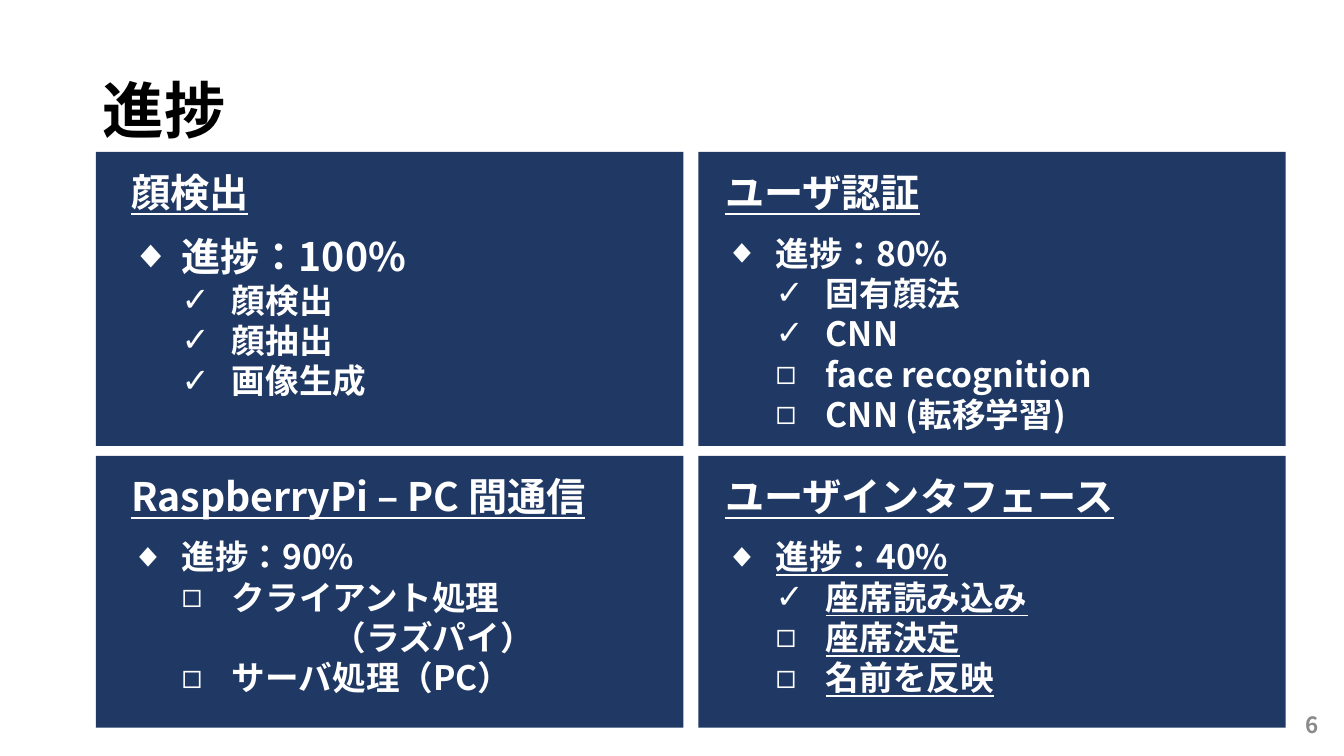
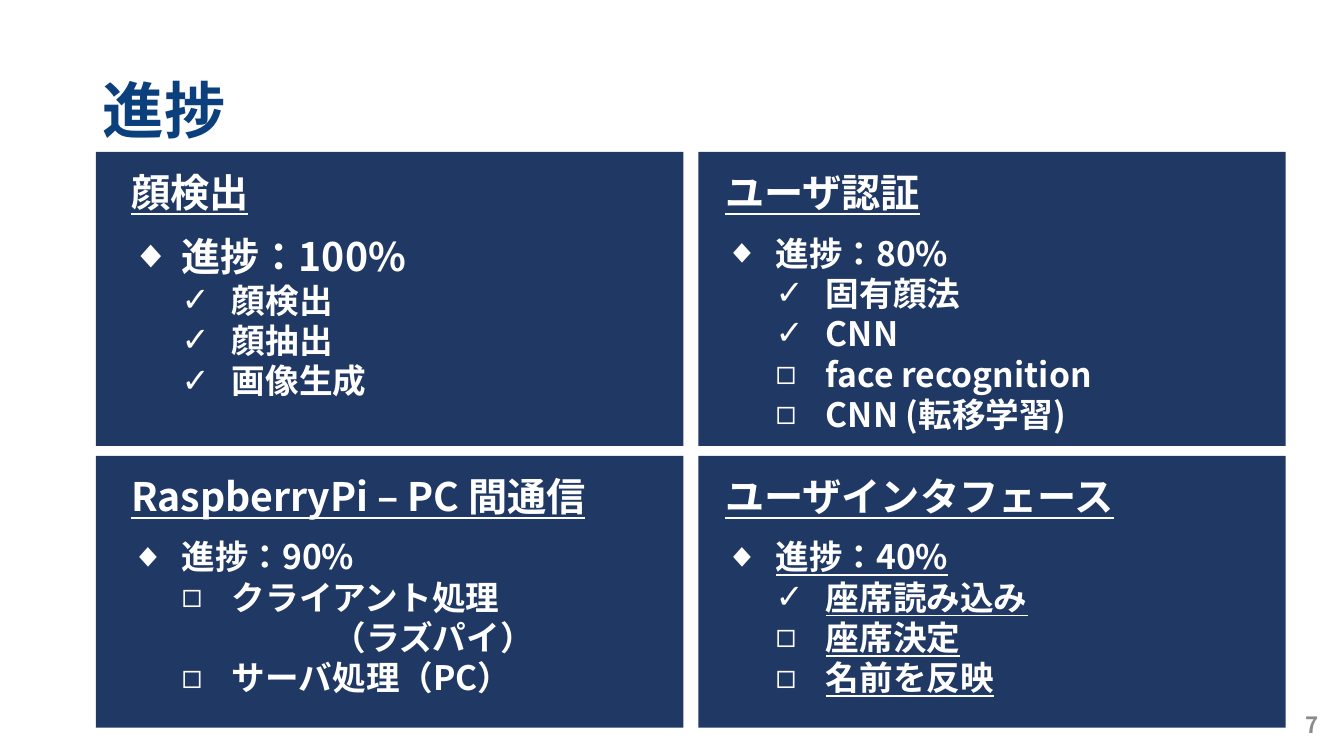
Before and after one commit to kut-info-ase-2017/group4-smzl, a slide deck: slide 7 of doc/SMZL_中間発表.pptx (slide 6 before the commit). Drawn at 1344x756 pixels with LibreOffice and Linux fonts; fonts in the diff are those of the drawing. Boxes give left, top, right and bottom in pixels: in the first picture for what was removed or moved away, otherwise in the second. Text is boxed around its words. In the diff, an @@ line names an element or a change of style, - is before the commit and + after.

```diff
--- a/doc/SMZL_中間発表.pptx
+++ b/doc/SMZL_中間発表.pptx
@@ title "進捗" at [102,80,225,139]: text colour #000000 to #0B407C @@
@@ page number at [1306,716,1319,733]: text changed @@
-6
+7
```
Also in this commit, not shown: 6 other slides changed, 2 slides added.
